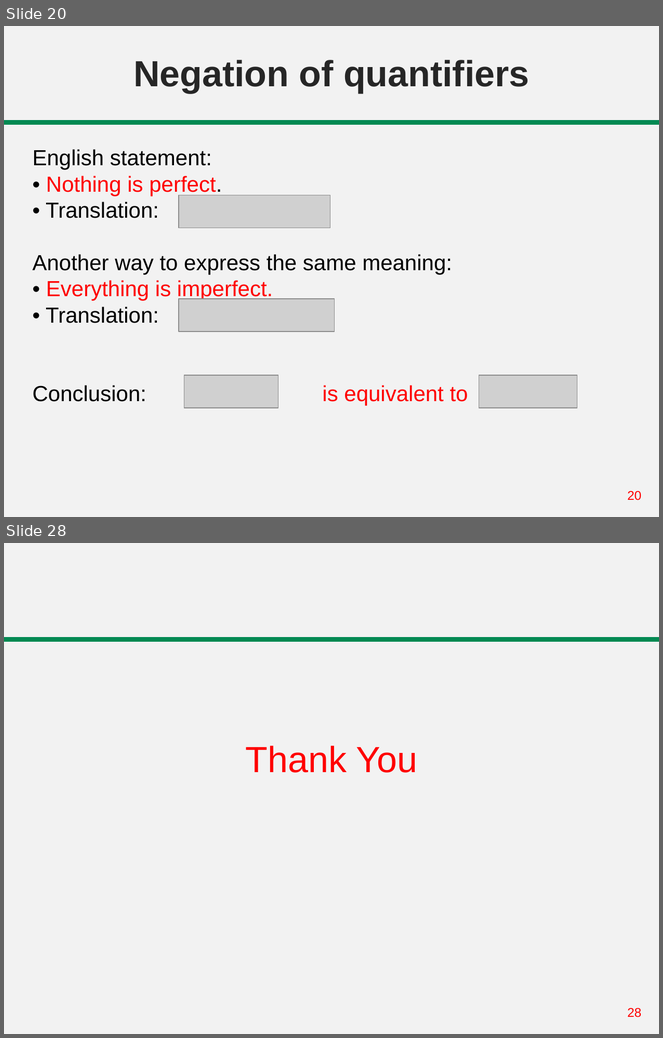
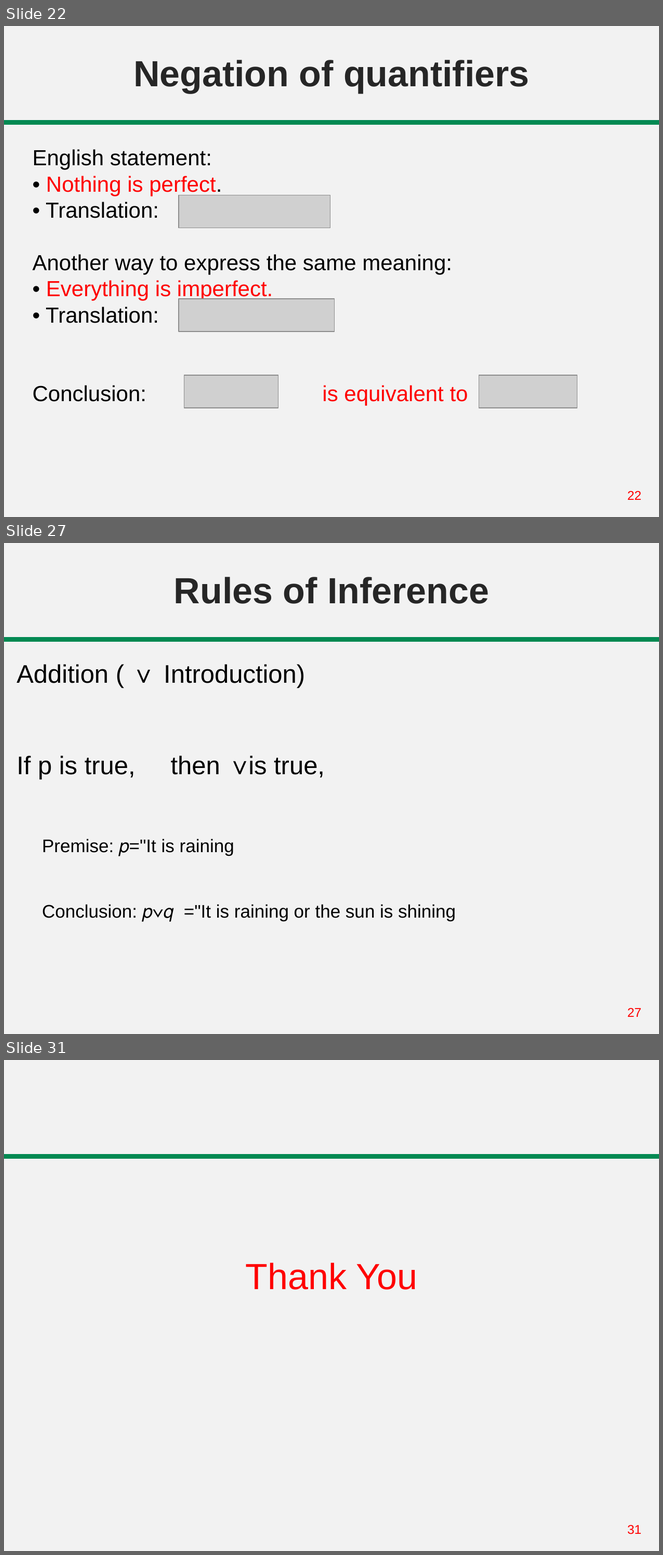
Before and after one commit to abrarhasan3/Green-Uni-All-Academic-Content, a slide deck: CSE 101 Discrete Mathematics/Lecture 05-08 Predicate Logic.pptx. Shown one above the other, each under a label of ours: slides 20 and 28 before the commit, slides 22, 27 and 31 after it; the slides between them are not shown. The pictures are 663x1038 and 663x1555 pixels, drawn with LibreOffice and Linux fonts; fonts in the diff are those of the drawing; grey boxes stand for pictures. Boxes give left, top, right and bottom in pixels: in the first picture for what was removed or moved away, otherwise in the second. Text is boxed around its words. In the diff, an @@ line names an element or a change of style, - is before the commit and + after.

```diff
--- a/CSE 101 Discrete Mathematics/Lecture 05-08 Predicate Logic.pptx
+++ b/CSE 101 Discrete Mathematics/Lecture 05-08 Predicate Logic.pptx
@@ slide 27 added at (4,543,659,1034), background #F2F2F2; not listed: 2 template elements that a slide beside it also shows @@
@@ title added at (174,577,489,604), 40 pt, text #262626, bold @@
+Rules of Inference
@@ text added at (16,664,325,780), 28 pt, text #000000 @@
+Addition ( ∨ Introduction)
+If p is true, then 𝑝∨𝑞 is true,
@@ text added at (42,839,456,922), 20 pt, text #000000 @@
+Premise: 𝑝="It is raining
+Conclusion: 𝑝∨𝑞 ="It is raining or the sun is shining
@@ what was slide 20 is now slide 22 @@
@@ page number at (627,491,642,500): text changed @@
-20
+22
@@ what was slide 28 is now slide 31 @@
@@ page number at (627,1525,642,1535): text changed @@
-28
+31
```
Also in this commit, not shown: 2 slides changed, 7 other slides added, 5 slides removed.
